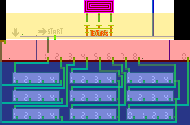
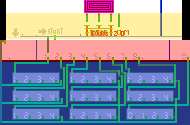
Layers edited between the first and the second 190×125 image:
painted on "PlayerVision" over [174, 13, 182, 39]
painted on "PipeNetwork" over [118, 13, 120, 27]
painted on "Trigger" over [118, 0, 162, 36]
painted on "Blocks" over [80, 0, 182, 40]
